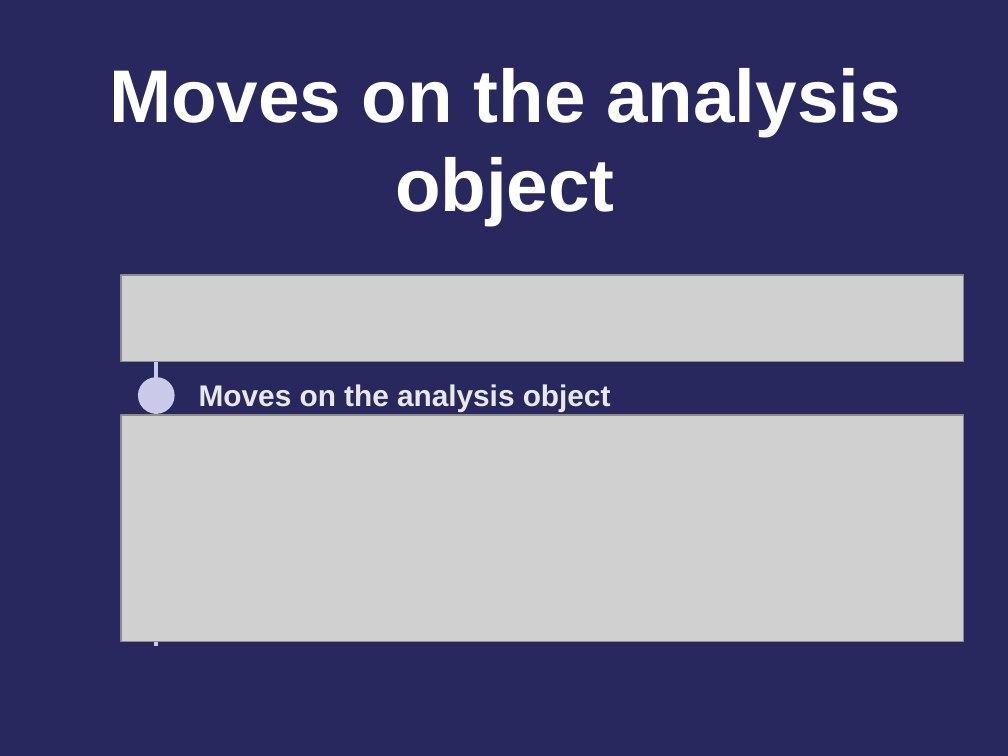
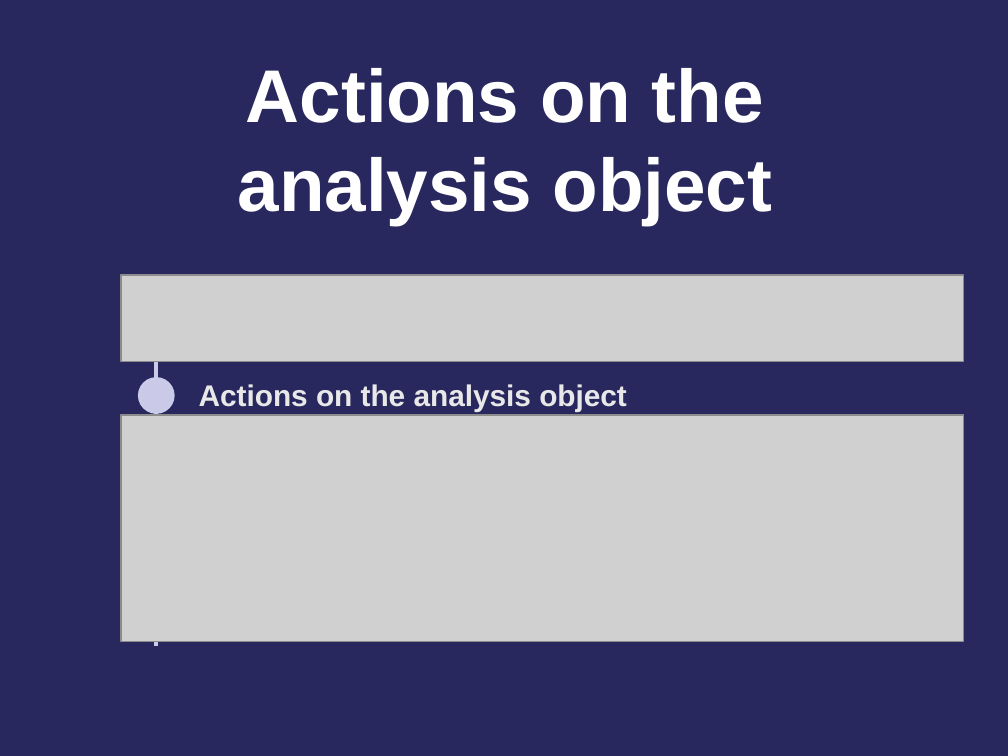
Before and after one commit to comse6998-019/lectures, a slide deck: slide 15 of lecture-6--2026-10-16/lecture6-hw2.pptx. Drawn at 1008x756 pixels with LibreOffice and Linux fonts; fonts in the diff are those of the drawing; grey boxes stand for pictures; background and template pictures are left out. Boxes give left, top, right and bottom in pixels: in the first picture for what was removed or moved away, otherwise in the second. Text is boxed around its words. In the diff, an @@ line names an element or a change of style, - is before the commit and + after.

Commit message:
Lecture 6: HW2 deck: Action 1 to 4 as in the notebook, action 3 quoted from the notebook again
The notebook now labels its callers count by the helper, so item 2.3 quotes the action 3 cell of cldk-mcp.ipynb instead of
captures/move3.py, which is removed, and capture.py splits that cell's output into callees.txt and callers.txt again. The
titles of items 2.1 to 2.4, the divider and the route row say Action and Actions, following Rahul's notebook edit. Recaptured
headless on 2026-10-16: every capture byte-identical but the warm attach, 7 s against 9 s. 67 slides, geometry unchanged.

```diff
--- a/lecture-6--2026-10-16/lecture6-hw2.pptx
+++ b/lecture-6--2026-10-16/lecture6-hw2.pptx
@@ text at (238,68,773,225): text changed @@
-Moves on the analysis object
+Actions on the analysis object
@@ text at (199,384,627,412): text changed @@
-Moves on the analysis object
+Actions on the analysis object
```
Also in this commit, not shown: 19 other slides changed, 7 other files.
